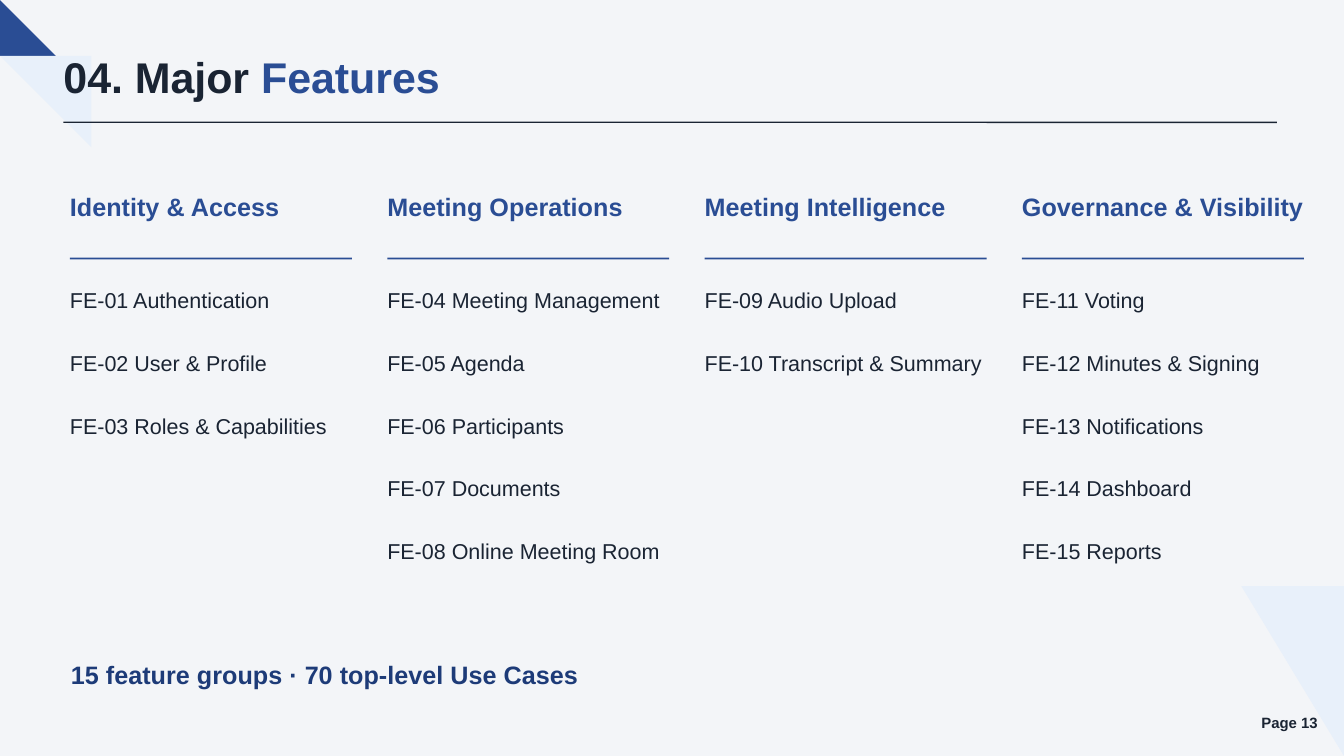
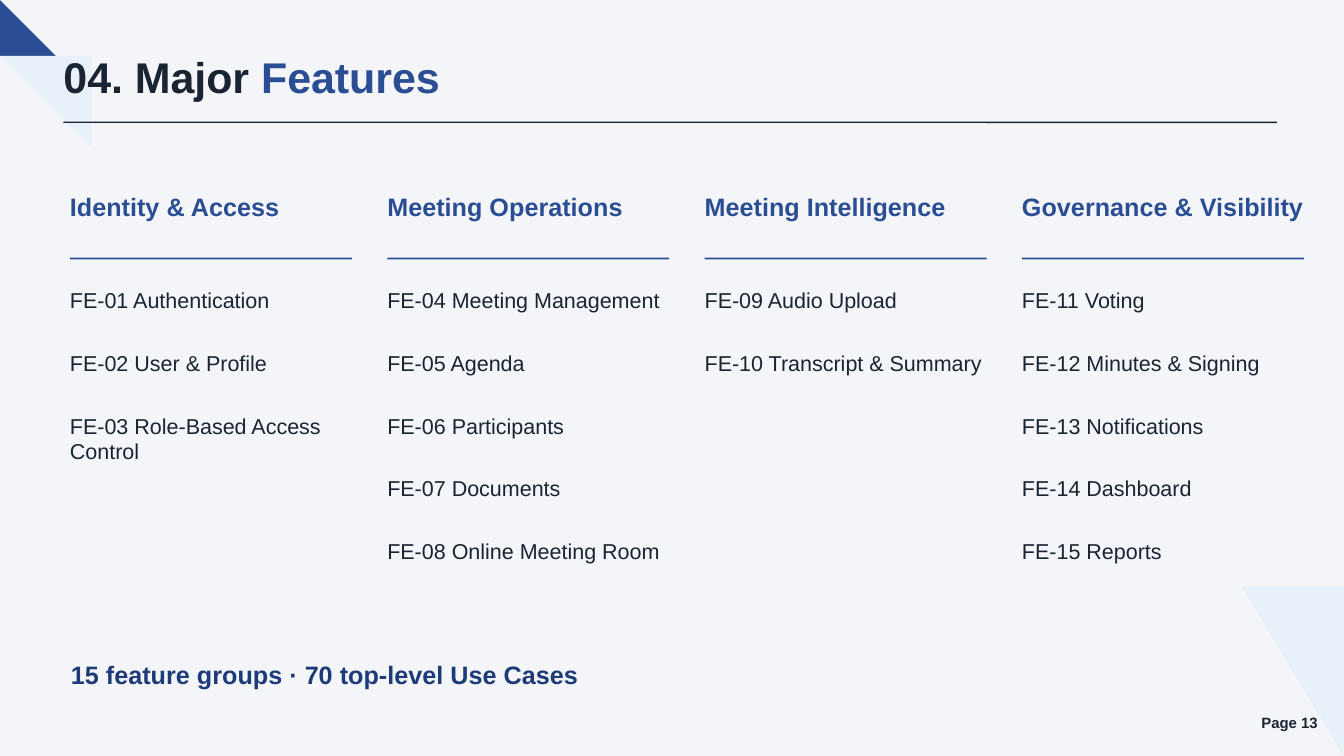
Before and after one commit to callmehai/FU-FA26-G116, a slide deck: slide 13 of docs/08-reports/source/TrustCabinet_Report.pptx. Drawn at 1344x756 pixels with LibreOffice and Linux fonts; fonts in the diff are those of the drawing. Boxes give left, top, right and bottom in pixels: in the first picture for what was removed or moved away, otherwise in the second. Text is boxed around its words. In the diff, an @@ line names an element or a change of style, - is before the commit and + after.

```diff
--- a/docs/08-reports/source/TrustCabinet_Report.pptx
+++ b/docs/08-reports/source/TrustCabinet_Report.pptx
@@ text at (70, 418, 320, 460): text changed @@
-FE-03 Roles & Capabilities
+FE-03 Role-Based Access Control
```
Also in this commit, not shown: 34 other slides changed, 3 slides added, 3 slides removed, 6 other files.
